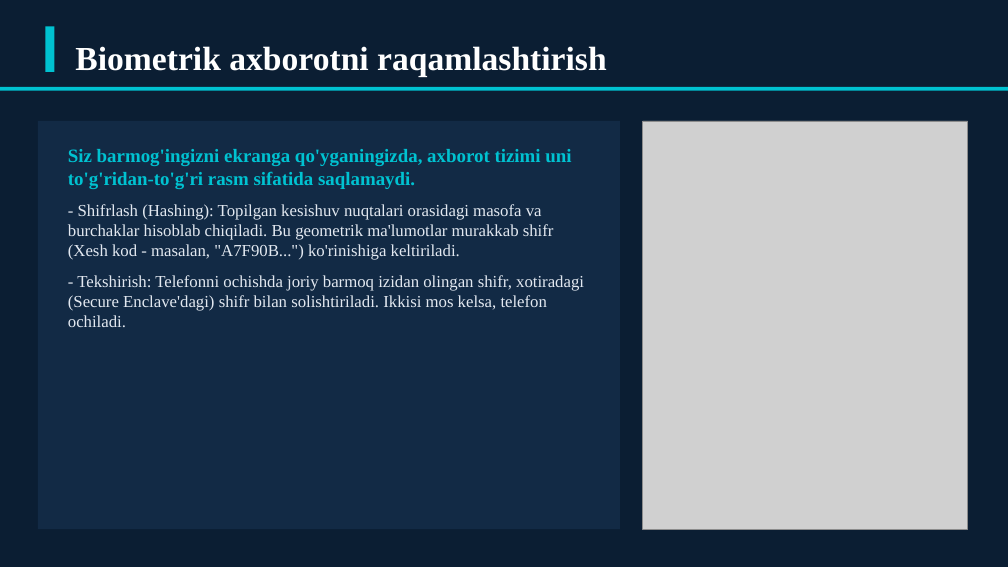
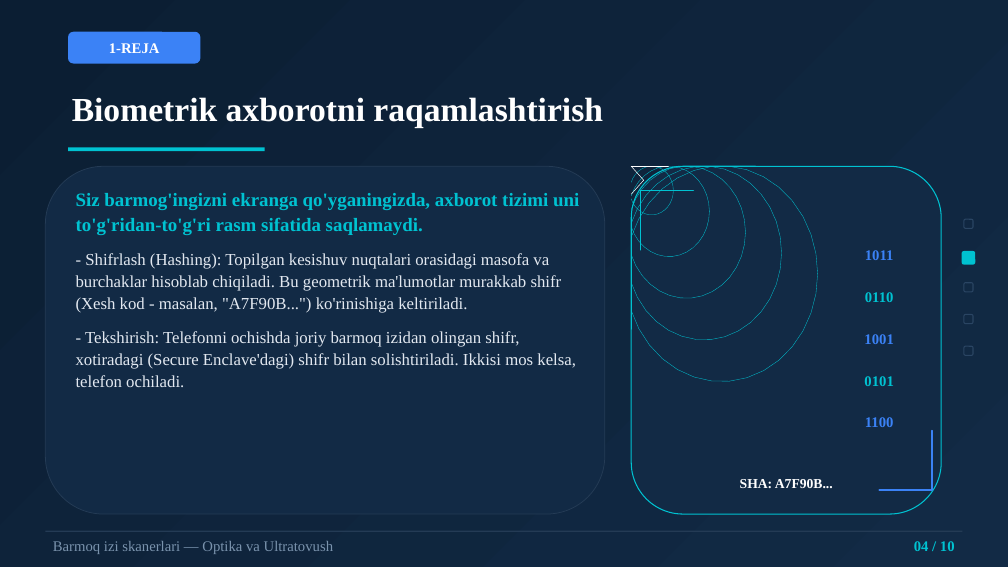
Before and after one commit to dasturland/kerak_taqdimot, a slide deck: slide 4 of barmoq_izi_skanerlari.pptx. Drawn at 1008x567 pixels with LibreOffice and Linux fonts; fonts in the diff are those of the drawing; grey boxes stand for pictures. Boxes give left, top, right and bottom in pixels: in the first picture for what was removed or moved away, otherwise in the second. Text is boxed around its words. In the diff, an @@ line names an element or a change of style, - is before the commit and + after.

Commit message:
feat: professional dizayn va mavzuga aloqador vektor rasmlar bilan qayta yaratish

```diff
--- a/barmoq_izi_skanerlari.pptx
+++ b/barmoq_izi_skanerlari.pptx
@@ rectangle added at box(0, 0, 1008, 567), fill gradient #0B1E33 to #122A45 @@
@@ rectangle removed at box(45, 26, 54, 72) @@
@@ rounded rectangle added at box(68, 32, 200, 64), fill #3B82F6 @@
@@ text added at box(109, 43, 160, 53), 14 pt, text #FFFFFF, bold @@
+1-REJA
@@ rectangle removed at box(0, 87, 1008, 91) @@
@@ text "Biometrik axborotni raqamlashtirish": place and size @@
-text "Biometrik axborotni raqamlashtirish" at box(75, 46, 607, 76)
+text "Biometrik axborotni raqamlashtirish" at box(72, 97, 603, 128)
@@ text "Biometrik axborotni raqamlashtirish" at box(72, 97, 603, 128): line spacing 1 to 1.04 @@
@@ rectangle added at box(68, 147, 265, 151), fill #00C2D1 @@
@@ picture removed at box(643, 121, 968, 529) @@
@@ rounded rectangle: place and size @@
-rounded rectangle at box(38, 121, 620, 529)
+rounded rectangle at box(45, 166, 605, 514)
@@ rounded rectangle at box(45, 166, 605, 514): rectangle to rounded rectangle; outline none to #243B55 0.75 pt @@
@@ text "Siz barmog'ingizni ekranga qo'yganingizda, axborot ...": place and size @@
-text "Siz barmog'ingizni ekranga qo'yganingizda, axborot ..." at box(68, 149, 584, 327)
+text "Siz barmog'ingizni ekranga qo'yganingizda, axborot ..." at box(76, 193, 579, 387)
@@ text "Siz barmog'ingizni ekranga qo'yganingizda, axborot ..." at box(76, 193, 579, 387): line spacing 1 to 1.1; more space between paragraphs @@
@@ rounded rectangle added at box(964, 219, 973, 228), outline #2A4563 1 pt @@
@@ rounded rectangle added at box(962, 251, 975, 265), fill #00C2D1 @@
@@ rounded rectangle added at box(964, 283, 973, 292), outline #2A4563 1 pt @@
@@ rounded rectangle added at box(964, 315, 973, 324), outline #2A4563 1 pt @@
@@ rounded rectangle added at box(964, 346, 973, 355), outline #2A4563 1 pt @@
@@ group added at box(631, 166, 941, 514): 7 freeform shapes, 6 texts, 4 lines, 1 rounded rectangle @@
+1011
+0110
+1001
+0101
+1100
+SHA: A7F90B...
@@ rectangle added at box(45, 531, 963, 532), fill #243B55 @@
@@ text added at box(53, 541, 333, 554), 14 pt, text #7A93AD @@
+Barmoq izi skanerlari — Optika va Ultratovush
@@ text added at box(914, 541, 955, 551), 14 pt, text #00C2D1, bold @@
+04 / 10
```
Also in this commit, not shown: 9 other slides changed, 4 other files.
